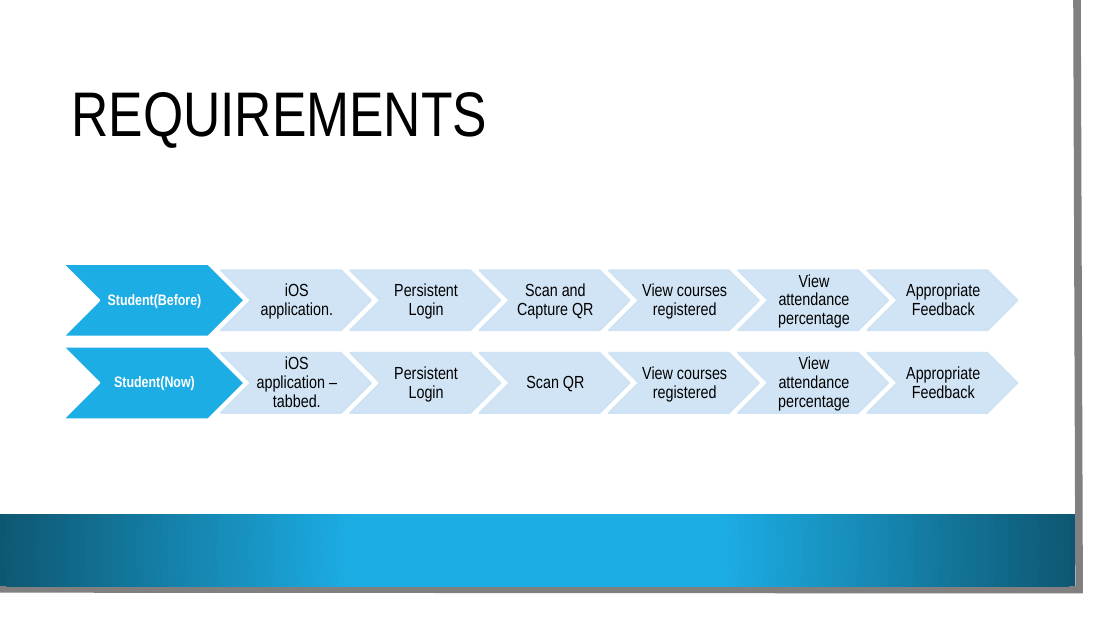
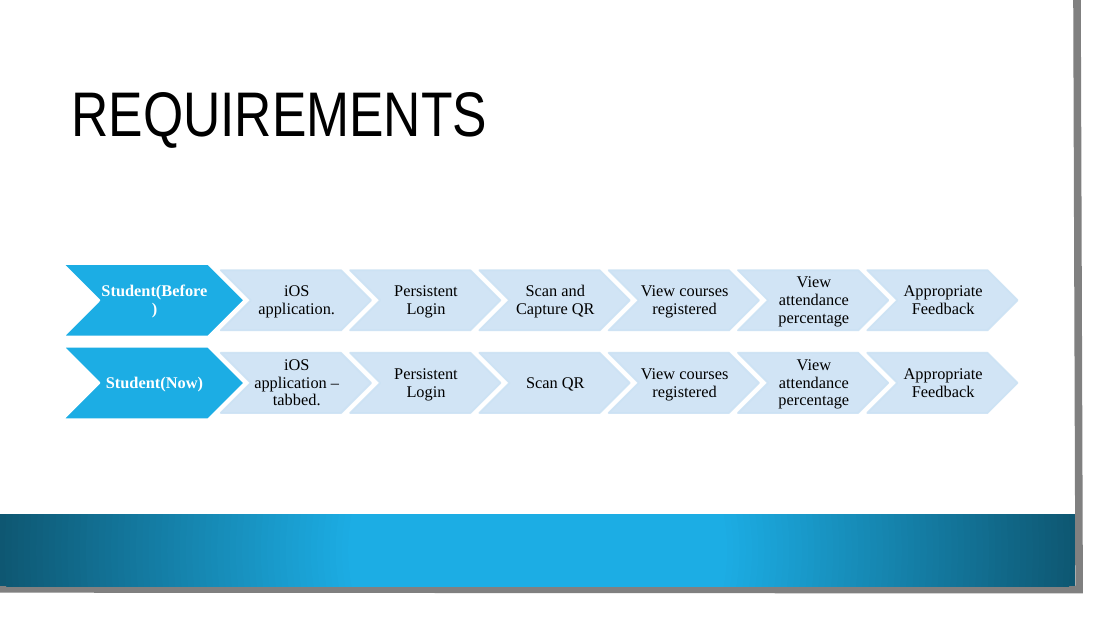
Before and after one commit to VamsiDevalla/Student-Attendance-Tracking, a slide deck: slide 6 of final ppt.pptx. Drawn at 1120x630 pixels with LibreOffice and Linux fonts; fonts in the diff are those of the drawing; background and template pictures are left out. Boxes give left, top, right and bottom in pixels: in the first picture for what was removed or moved away, otherwise in the second. Text is boxed around its words. In the diff, an @@ line names an element or a change of style, - is before the commit and + after.

```diff
--- a/final ppt.pptx
+++ b/final ppt.pptx
@@ text "Student(Before)" at <box>101,284,207,300</box>: size 13 to 14 pt, font Arial Narrow to Times New Roman @@
@@ text "Student(Now)" at <box>106,376,203,392</box>: size 13 to 14 pt, font Arial Narrow to Times New Roman @@
@@ size 15 to 14 pt, font Arial Narrow to Times New Roman in 12 elements at <box>258,285,335,318</box>, <box>394,285,458,318</box>, <box>516,284,595,318</box>, <box>641,285,728,318</box>, <box>778,276,849,327</box>, <box>904,285,983,314</box>, <box>254,359,327,406</box>, <box>394,368,458,400</box>, <box>526,377,585,391</box>, <box>641,368,728,400</box>, <box>778,359,849,409</box>, <box>904,368,983,397</box> @@
```
Also in this commit, not shown: 2 other slides changed.
